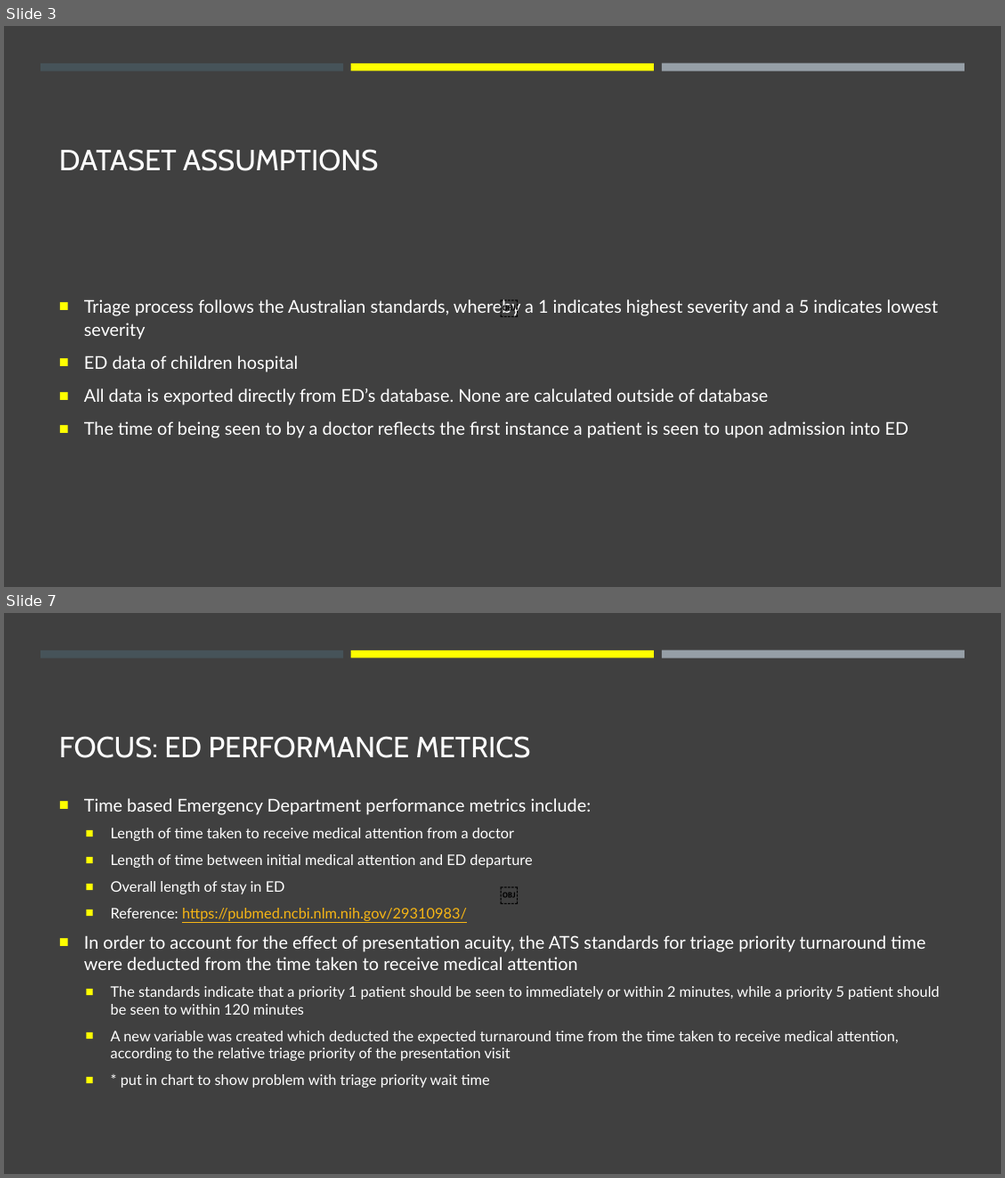
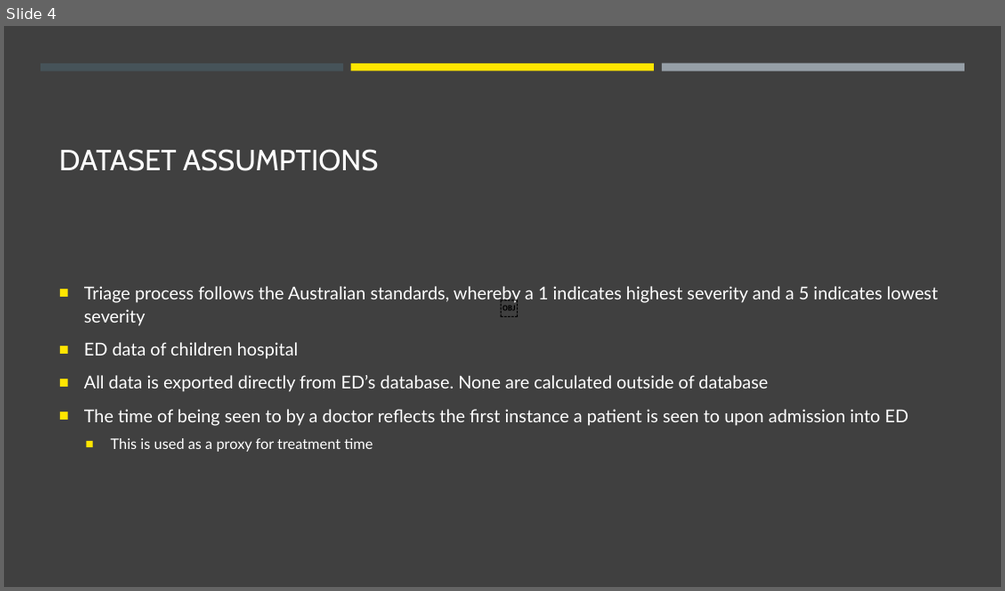
Before and after one commit to jasonnguyen3697/EY_DataChallenge, a slide deck: stuff.pptx. Shown one above the other, each under a label of ours: slides 3 and 7 before the commit, slide 4 after it; the slides between them are not shown. The pictures are 1005x1178 and 1005x591 pixels, drawn with LibreOffice and Linux fonts; fonts in the diff are those of the drawing. Boxes give left, top, right and bottom in pixels: in the first picture for what was removed or moved away, otherwise in the second. Text is boxed around its words. In the diff, an @@ line names an element or a change of style, - is before the commit and + after.

```diff
--- a/stuff.pptx
+++ b/stuff.pptx
@@ slide 7 removed at bbox=[4, 613, 1001, 1174], background #404040; not listed: 3 template elements that a slide beside it also shows @@
@@ title removed at bbox=[59, 736, 531, 758] @@
-FOCUS: ED PERFORMANCE METRICS
@@ text removed at bbox=[84, 798, 939, 1087] @@
-■ Time based Emergency Department performance metrics include:
-  ■ Length of time taken to receive medical attention from a doctor
-  ■ Length of time between initial medical attention and ED departure
-  ■ Overall length of stay in ED
-  ■ Reference: https://pubmed.ncbi.nlm.nih.gov/29310983/
-■ In order to account for the effect of presentation acuity, the ATS standards for triage priority turnaround time were deducted from the time taken to receive medical attention
-  ■ The standards indicate that a priority 1 patient should be seen to immediately or within 2 minutes, while a priority 5 patient should be seen to within 120 minutes
-  ■ A new variable was created which deducted the expected turnaround time from the time taken to receive medical attention, according to the relative triage priority of the presentation visit
-  ■ * put in chart to show problem with triage priority wait time
@@ text removed at bbox=[493, 878, 512, 908] @@
-￼
@@ what was slide 3 is now slide 4 @@
@@ slide 4 changed as well @@
@@ rectangle at bbox=[351, 63, 654, 70]: fill #FFFF00 to #FFE600 @@
@@ text at bbox=[84, 286, 938, 426]: bullet colour #FFFF00 to #FFE600 @@
@@ text at bbox=[111, 438, 372, 451]: paragraph added @@
+  ■ This is used as a proxy for treatment time
```
Also in this commit, not shown: 8 other slides changed, 7 slides added, 3 other slides removed.
